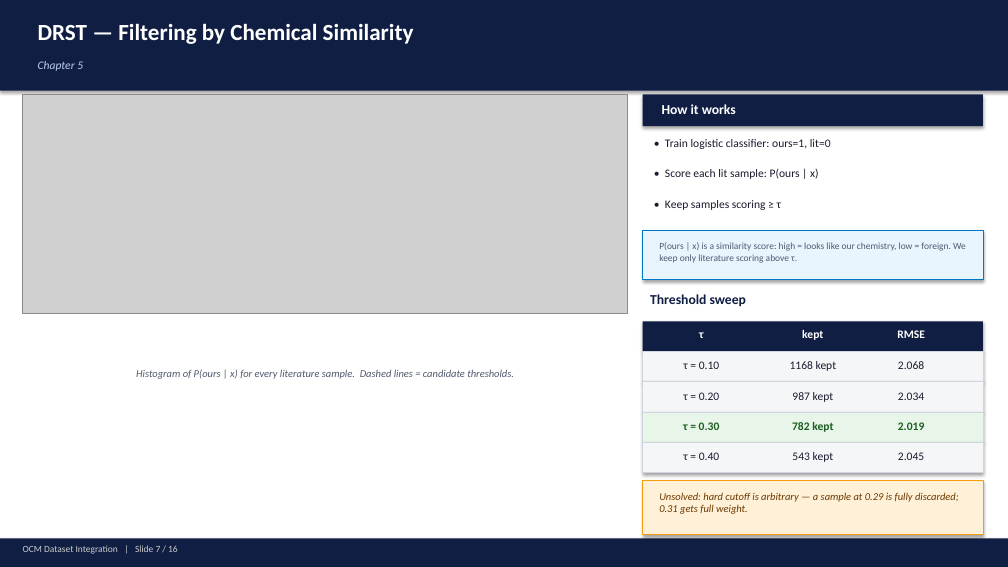
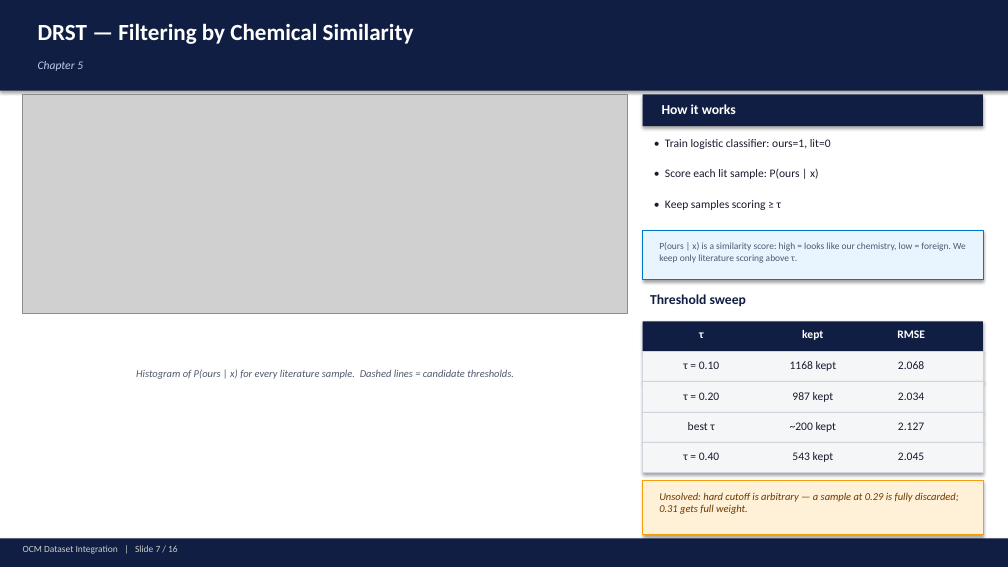
Before and after one commit to ParthN9i4/OCM-Dataset-JAIST, a slide deck: slide 7 of ocm_presentation.pptx. Drawn at 1008x567 pixels with LibreOffice and Linux fonts; fonts in the diff are those of the drawing; grey boxes stand for pictures. Boxes give left, top, right and bottom in pixels: in the first picture for what was removed or moved away, otherwise in the second. Text is boxed around its words. In the diff, an @@ line names an element or a change of style, - is before the commit and + after.

```diff
--- a/ocm_presentation.pptx
+++ b/ocm_presentation.pptx
@@ rectangle at bbox=[643, 412, 983, 442]: fill #E8F5E9 to #F5F6F8 @@
@@ text at bbox=[688, 422, 714, 430]: text changed; text colour #1B5E20 to #1A1A2E; bold off @@
-τ = 0.30
+best τ
@@ text at bbox=[790, 422, 837, 432]: text changed; text colour #1B5E20 to #1A1A2E; bold off @@
-782 kept
+~200 kept
@@ text at bbox=[898, 422, 924, 430]: text changed; text colour #1B5E20 to #1A1A2E; bold off @@
-2.019
+2.127
```
Also in this commit, not shown: 5 other slides changed, 13 other files.
